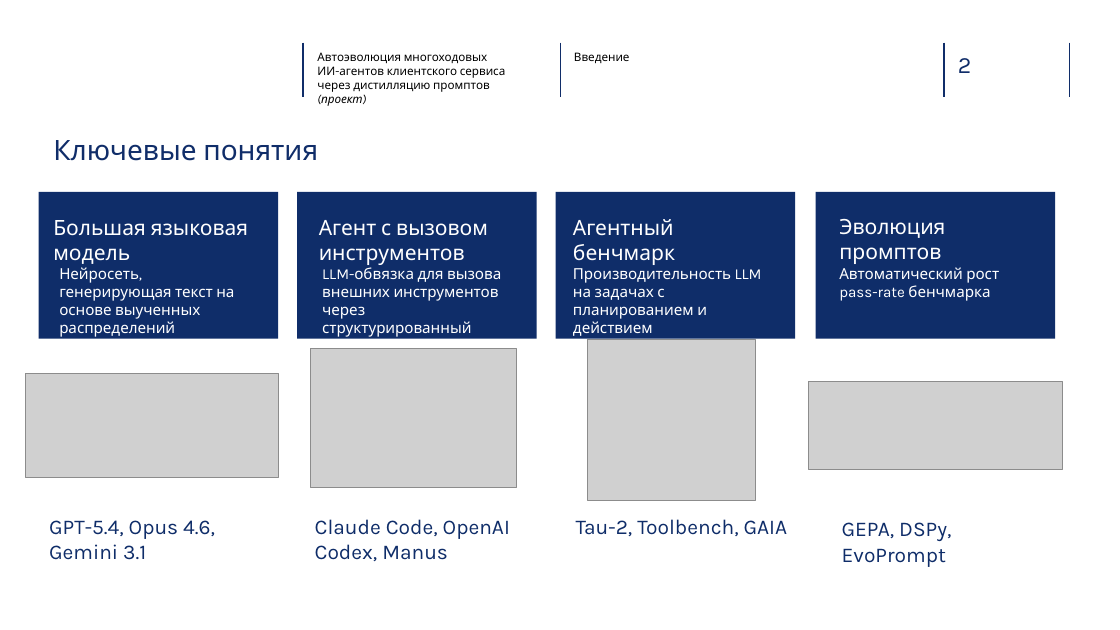
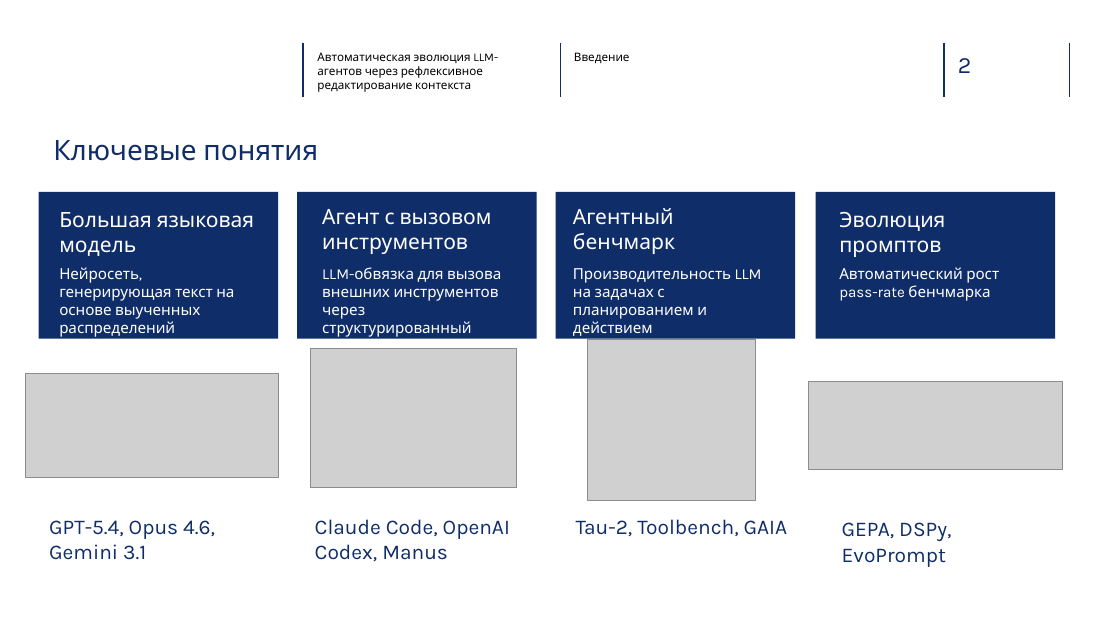
Before and after one commit to glebdementev/tau-evo, a slide deck: slide 2 of slides/defense_ru.pptx. Drawn at 1120x630 pixels with LibreOffice and Linux fonts; fonts in the diff are those of the drawing; grey boxes stand for pictures; background and template pictures are left out. Boxes give left, top, right and bottom in pixels: in the first picture for what was removed or moved away, otherwise in the second. Text is boxed around its words. In the diff, an @@ line names an element or a change of style, - is before the commit and + after.

```diff
--- a/slides/defense_ru.pptx
+++ b/slides/defense_ru.pptx
@@ text at bbox=[317, 52, 498, 92]: text changed @@
-Автоэволюция многоходовых
-ИИ-агентов клиентского сервиса через дистилляцию промптов (проект)
+Автоматическая эволюция LLM-агентов через рефлексивное редактирование контекста
@@ text "Большая языковая модель": place and size @@
-text "Большая языковая модель" at bbox=[53, 220, 248, 264]
+text "Большая языковая модель" at bbox=[59, 212, 254, 256]
@@ text "Агент с вызовом инструментов": place and size @@
-text "Агент с вызовом инструментов" at bbox=[319, 220, 488, 265]
+text "Агент с вызовом инструментов" at bbox=[322, 209, 492, 254]
@@ text "Агентный бенчмарк": place and size @@
-text "Агентный бенчмарк" at bbox=[573, 219, 675, 265]
+text "Агентный бенчмарк" at bbox=[573, 208, 675, 254]
@@ text "Эволюция промптов": place and size @@
-text "Эволюция промптов" at bbox=[839, 219, 945, 264]
+text "Эволюция промптов" at bbox=[839, 212, 945, 257]
```
Also in this commit, not shown: 12 other slides changed, 2 slides added, 3 slides removed, 2 other files.
